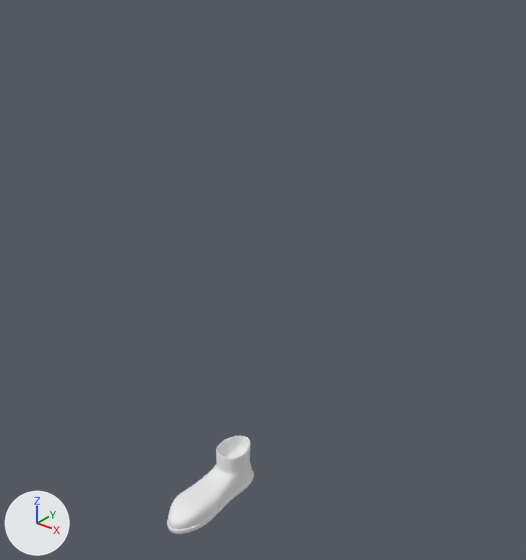
The Blender file Cuerpo-FINAL.blend, before and after one commit.
The view is the same before and after, from a 50 mm lens placed at (2.45, -2.61, 3.21), pointed at (0.22, 0.17, 1.48). Every picture has the same lights, and +X, +Y and +Z are marked at lower left.
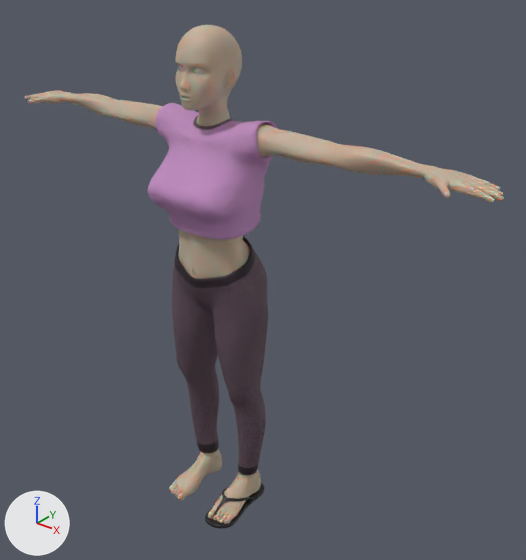
Changed parts and their boxes (x1, y1, x2, y2) in the pictures (526 x 560 px):
'Cuerpo', shown (beige)
    after: (25, 25, 504, 524)
'Pantalones', shown
    after: (172, 236, 268, 475)
'Camiseta', shown
    after: (147, 103, 278, 240)
'Cube', reshaped, moved, turned, rescaled
    before: (167, 436, 254, 534)
    after: (205, 483, 264, 528)
'Ojo.L', shown
    after: (194, 68, 203, 73)
'Ojo.R', shown
    after: (179, 66, 184, 71)

What changed in the scene script:
```text
Add mat_cholas_1:
    mat_cholas_1 = bpy.data.materials.new('Cholas 1')
    # nodes: BsdfPrincipled, Bump, OutputMaterial, TexNoise
    # colours: black #151515
Add mat_cholas_2:
    mat_cholas_2 = principled_material('Cholas 2')
    mat_cholas_2.base_color = (0.0, 0.0, 0.0)  # black #000000
    mat_cholas_2.roughness = 0.518
    mat_cholas_2.specular_ior_level = 0.623
    mat_cholas_2.sheen_weight = 0.0491
Change me_cube:
    used by ob_cube; location = (0.0, 0.0, 0.0)
    remove me_cube.from_pydata(...)  # 152 vertices, 150 faces; spans x -0.118..0.129, y -0.427..0.283, z -0.016..0.27
    add me_cube.from_pydata(...)  # 140 vertices, 145 faces; spans x -0.15..0.14, y -0.408..0.305, z -0.016..0.179
    me_cube part 1
    150 vertices are removed from x -0.118..0.129, y -0.427..0.283, z -0.016..0.27
    150 faces are deleted
    126 vertices are added at x -0.15..0.14, y -0.408..0.305, z -0.016..0.179
    12 new vertices lie (0.0, 0.0, 0.026) away from vertices in x -0.15..0.14, y -0.338..0.305, z -0.013
    55 new faces join them, mat_cholas_2 (black #000000), smooth
    87 new faces join them, mat_cholas_1, smooth
    3 new faces join them, mat_cholas_1
    add me_cube.materials.append(mat_cholas_1)
    add me_cube.materials.append(mat_cholas_2)  # black #000000
Change ob_cube:
    ob_cube.location: (0.0, 0.0, 0.0) -> (0.158, 0.023, -0.001)
    ob_cube.rotation_euler: (0.0, 0.0, 0.0) -> (0.0, 0.0, 0.0929)  # degrees (0, 0, 0) -> degrees (0, 0, 5.3)
    ob_cube.scale: (1.0, 1.0, 1.0) -> (0.669, 0.658, 0.669)
Change ob_cuerpo:
    remove ob_cuerpo.hide_set(True)
Change ob_ojo_r:
    remove ob_ojo_r.hide_set(True)
Change ob_ojo_l:
    remove ob_ojo_l.hide_set(True)
Change ob_pantalones:
    remove ob_pantalones.hide_set(True)
Change ob_camiseta:
    remove ob_camiseta.hide_set(True)
```
